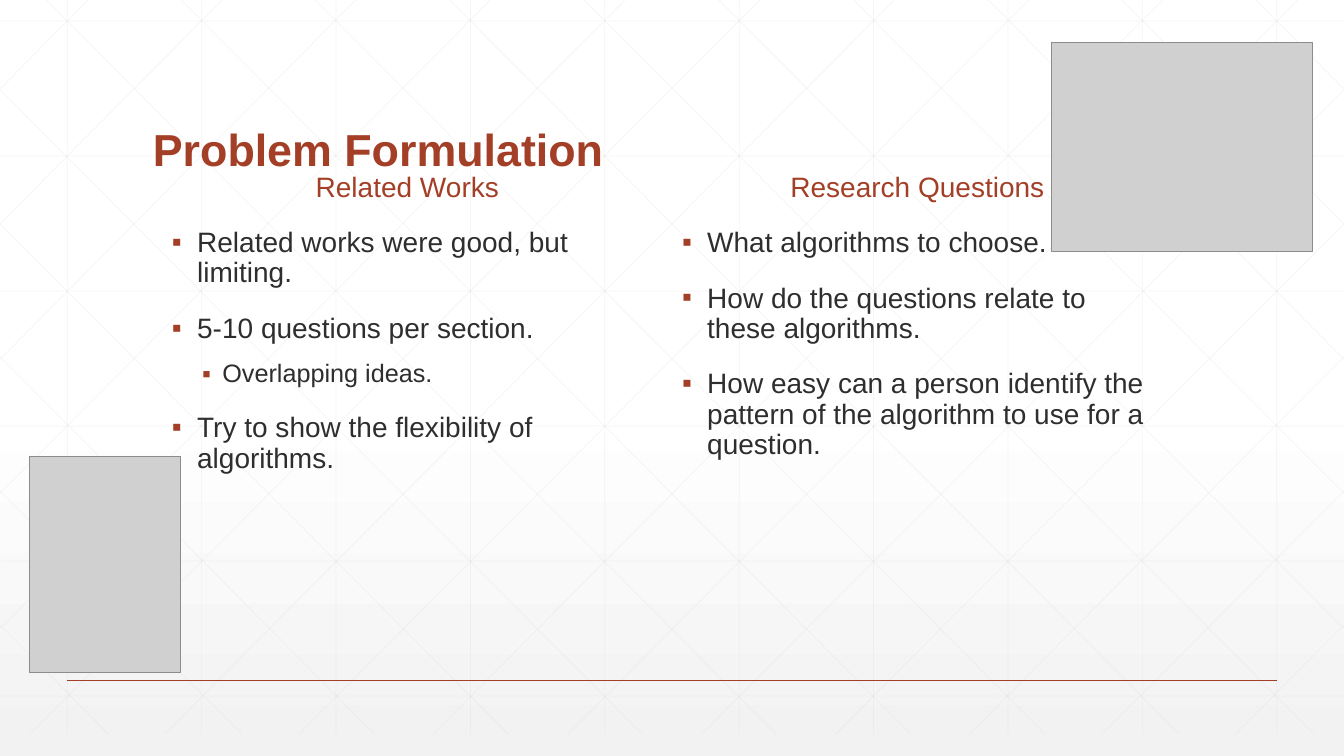
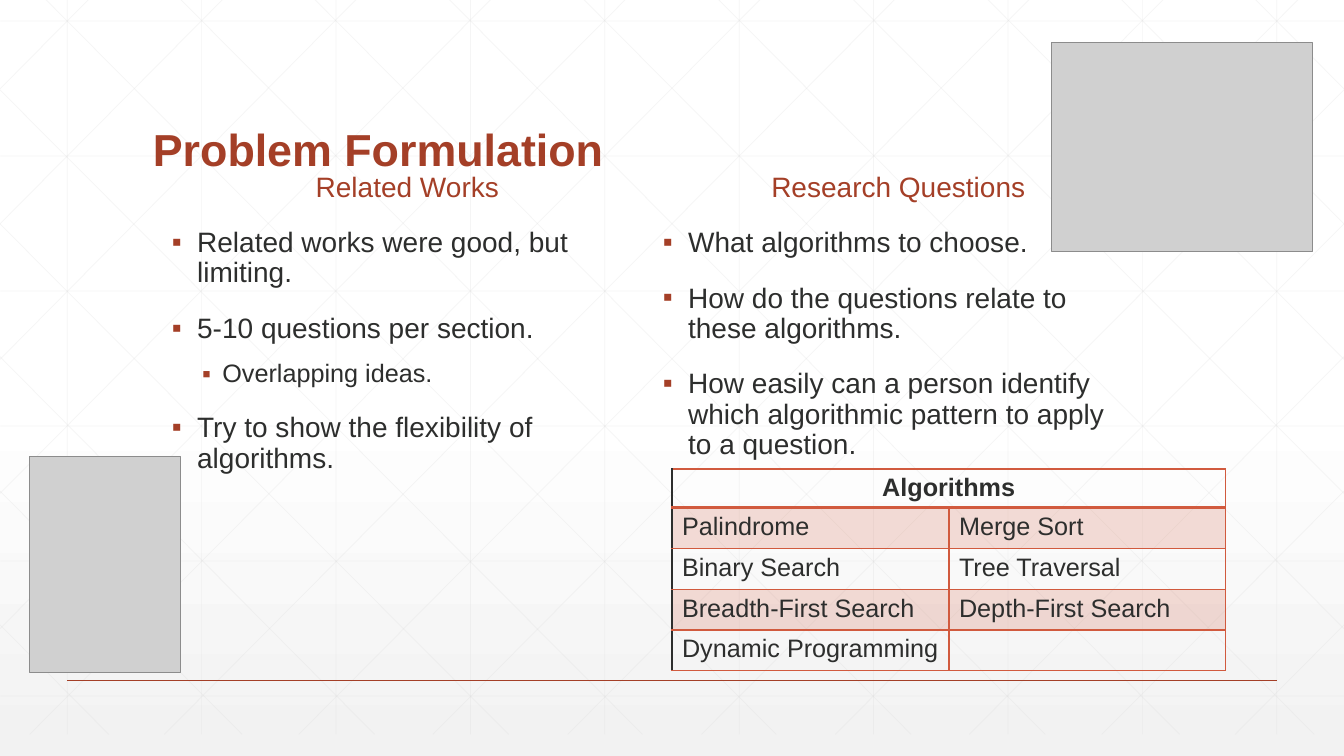
Before and after one commit to Demostroyer/interview-project, a slide deck: slide 4 of presentation/New Thesis Presentation.pptx. Drawn at 1344x756 pixels with LibreOffice and Linux fonts; fonts in the diff are those of the drawing; grey boxes stand for pictures. Boxes give left, top, right and bottom in pixels: in the first picture for what was removed or moved away, otherwise in the second. Text is boxed around its words. In the diff, an @@ line names an element or a change of style, - is before the commit and + after.

```diff
--- a/presentation/New Thesis Presentation.pptx
+++ b/presentation/New Thesis Presentation.pptx
@@ text "Research Questions" moved from (x1=707, y1=176, x2=1144, y2=459) to (x1=688, y1=176, x2=1104, y2=459) @@
@@ text at (x1=688, y1=372, x2=1104, y2=459): text changed @@
-▪ How easy can a person identify the pattern of the algorithm to use for a question.
+▪ How easily can a person identify which algorithmic pattern to apply to a question.
@@ table added at (x1=673, y1=469, x2=1226, y2=673), 5 rows, 2 columns @@
+Algorithms | 
+Palindrome | Merge Sort
+Binary Search | Tree Traversal
+Breadth-First Search | Depth-First Search
+Dynamic Programming | 
```
Also in this commit, not shown: 2 other slides changed.
